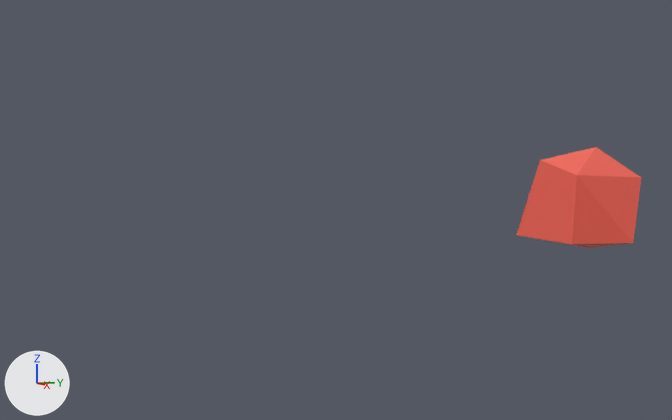
The Blender file buisson.blend: old version first, new version second.
The view is the same before and after, from a camera (50 mm lens) standing at (9.18, -7.98, 4.94) and looking at (-0.49, -3.71, 4.1). Lighting does not change. The marker at lower left points along +X, +Y and +Z. The picture after the commit comes second.
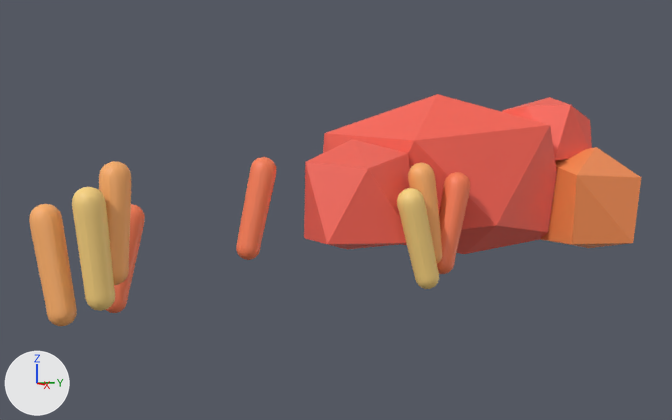
The newer file is also turned or shifted as a whole; pictures and numbers use the older file's frame.

Boxes [x1, y1, x2, y2] around the edits, measured in the pictures (672 x 420 px):
'Icosphere.001', added (red)
    after: [323, 94, 557, 254]
'Icosphere.006', added (red)
    after: [304, 139, 410, 249]
'Icosphere.009', recoloured (red to orange)
    both: [540, 147, 641, 248]
'Mball.004', added
    after: [72, 187, 115, 311]
'Mball.008', added (orange)
    after: [29, 204, 77, 326]
'Mball.006', added (orange)
    after: [99, 161, 131, 285]
'Icosphere.004', added (red)
    after: [502, 97, 592, 161]
'Mball.003', added
    after: [397, 188, 439, 289]
'Mball.005', added (orange)
    after: [236, 157, 276, 260]
'Mball.002', added (orange)
    after: [437, 172, 470, 274]
'Mball.001', added (orange)
    after: [408, 163, 442, 264]
'Mball.007', added (orange)
    after: [106, 204, 145, 313]

The change, as a list of edits to the scene's bpy script:
```text
Change mat_material_008:
    mat_material_008.base_color: (0.956, 0.125, 0.0844) -> (0.982, 0.288, 0.0876)  # red #fa6352 -> orange #fd9254
Add ob_mball_008:
    ob_mball_008 = bpy.data.objects.new('Mball.008', me_mesh_011)  # 272 vertices, 298 faces; spans x -2.12..6.86, y -1.13..1.13, z -1.13..1.41; in mat_material_012 (orange #feb069)
    ob_mball_008.location = (0.376, -6.965, 4.057)
    ob_mball_008.rotation_euler = (-2.282, 1.353, 0.552)  # degrees (-131, 78, 32)
    ob_mball_008.scale = (0.125, 0.125, 0.125)
Add ob_mball_007:
    ob_mball_007 = bpy.data.objects.new('Mball.007', me_mesh_010)  # 272 vertices, 298 faces; spans x -2.12..6.86, y -1.13..1.13, z -1.13..1.41; in mat_material_010 (orange #fd8056)
    ob_mball_007.location = (-0.395, -6.081, 3.974)
    ob_mball_007.rotation_euler = (1.915, 1.341, -1.218)  # degrees (110, 77, -70)
    ob_mball_007.scale = (0.125, 0.125, 0.125)
Add ob_mball_006:
    ob_mball_006 = bpy.data.objects.new('Mball.006', me_mesh_009)  # 272 vertices, 298 faces; spans x -2.12..6.86, y -1.13..1.13, z -1.13..1.41; in mat_material_007 (orange #feb069)
    ob_mball_006.location = (0.598, -6.392, 4.44)
    ob_mball_006.rotation_euler = (2.759, 1.486, -0.382)  # degrees (158, 85, -22)
    ob_mball_006.scale = (0.125, 0.125, 0.125)
Add ob_mball_005:
    ob_mball_005 = bpy.data.objects.new('Mball.005', me_mesh_008)  # 272 vertices, 298 faces; spans x -2.12..6.86, y -1.13..1.13, z -1.13..1.41; in mat_material_006 (orange #fd8056)
    ob_mball_005.location = (-0.395, -4.637, 4.445)
    ob_mball_005.rotation_euler = (1.915, 1.341, -1.218)  # degrees (110, 77, -70)
    ob_mball_005.scale = (0.125, 0.125, 0.125)
Add ob_mball_004:
    ob_mball_004 = bpy.data.objects.new('Mball.004', me_mesh_007)  # 272 vertices, 298 faces; spans x -2.12..6.86, y -1.13..1.13, z -1.13..1.41; in mat_material_005 (beige #fdd681)
    ob_mball_004.location = (0.771, -6.644, 4.225)
    ob_mball_004.rotation_euler = (-1.449, 1.454, 1.715)  # degrees (-83, 83, 98)
    ob_mball_004.scale = (0.125, 0.125, 0.125)
Add ob_mball_003:
    ob_mball_003 = bpy.data.objects.new('Mball.003', me_mesh_006)  # 272 vertices, 298 faces; spans x -2.12..6.86, y -1.13..1.13, z -1.13..1.41; in mat_material_002 (beige #fdd681)
    ob_mball_003.location = (0.549, -3.28, 4.129)
    ob_mball_003.rotation_euler = (-1.536, 1.278, 1.629)  # degrees (-88, 73, 93)
    ob_mball_003.scale = (0.125, 0.125, 0.125)
Add ob_mball_002:
    ob_mball_002 = bpy.data.objects.new('Mball.002', me_mesh_005)  # 272 vertices, 298 faces; spans x -2.12..6.86, y -1.13..1.13, z -1.13..1.41; in mat_material_004 (orange #fd8056)
    ob_mball_002.location = (0.376, -2.665, 4.276)
    ob_mball_002.rotation_euler = (1.915, 1.341, -1.218)  # degrees (110, 77, -70)
    ob_mball_002.scale = (0.125, 0.125, 0.125)
Add ob_mball_001:
    ob_mball_001 = bpy.data.objects.new('Mball.001', me_mesh_004)  # 272 vertices, 298 faces; spans x -2.12..6.86, y -1.13..1.13, z -1.13..1.41; in mat_material_003 (orange #feb069)
    ob_mball_001.location = (0.376, -3.069, 4.385)
    ob_mball_001.rotation_euler = (-2.065, 1.406, 1.07)  # degrees (-118, 81, 61)
    ob_mball_001.scale = (0.125, 0.125, 0.125)
Add ob_icosphere_004:
    ob_icosphere_004 = bpy.data.objects.new('Icosphere.004', me_icosphere_005)  # 12 vertices, 20 faces; spans x -0.79..0.75, y -0.85..0.69, z -0.61..0.73; in mat_material_011 (red #fa6352)
    ob_icosphere_004.location = (-0.414, -0.961, 4.948)
    ob_icosphere_004.rotation_euler = (0.0, 0.0, 0.263)  # degrees (0, 0, 15)
    ob_icosphere_004.scale = (0.644, 0.644, 0.644)
Add ob_icosphere_006:
    ob_icosphere_006 = bpy.data.objects.new('Icosphere.006', me_icosphere_007)  # 12 vertices, 20 faces; spans x -0.56..0.79, y -0.85..1.0, z -0.61..0.73; in mat_material_009 (red #fa6352)
    ob_icosphere_006.location = (-0.294, -3.615, 4.227)
    ob_icosphere_006.rotation_euler = (0.0, 0.0, 1.152)  # degrees (0, 0, 66)
    ob_icosphere_006.scale = (0.925, 0.925, 0.925)
Add ob_icosphere_001:
    ob_icosphere_001 = bpy.data.objects.new('Icosphere.001', me_icosphere_001)  # 12 vertices, 20 faces; spans x -0.58..0.79, y -0.85..1.0, z -0.61..0.73; in mat_material_001 (red #fa6352)
    ob_icosphere_001.location = (-0.489, -2.076, 4.386)
    ob_icosphere_001.rotation_euler = (0.0, 0.0, 3.059)  # degrees (0, 0, 175)
    ob_icosphere_001.scale = (1.44, 1.44, 1.44)
```
